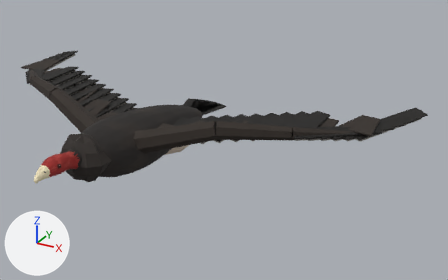
Before and after pictures for a commit that changed the glTF model public/models/CreatureVulture.glb.
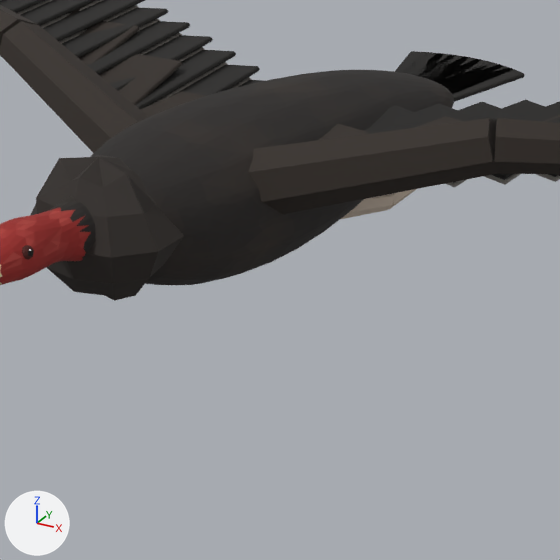
There are two pictures of each version: one whole from a camera (50 mm lens) standing at (1.4, -1.779, 2.206) and looking at (0.258, 0.298, 1.168), one close up on the part from 11% to 53% of the width and 29% to 96% of the height. Arrows for +X, +Y and +Z are at lower left; the lights stay in place. The last two pictures show the newer version. Vertices at exactly the same position are counted once.

Names of what the first close-up shows: 'vul'.
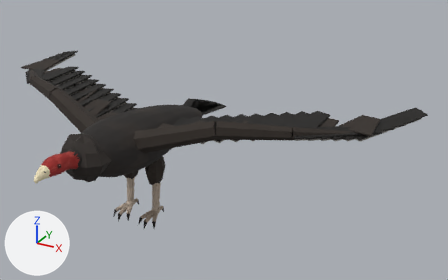
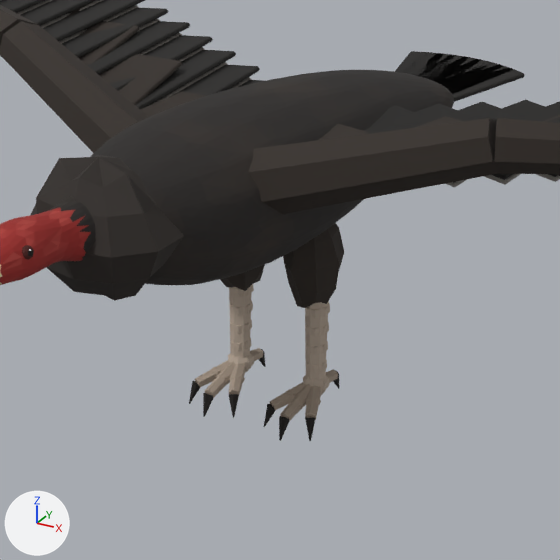
Where the change shows, as pixel boxes (x1, y1, x2, y2) in the close-ups (560 x 560 px; the box of a moved part takes in the faces that stretch with it):
'vul', reshaped: before (0, 0, 560, 301); after (0, 0, 560, 441)
part 1 of me_vul_015, added: after (230, 320, 252, 334)
part 2 of me_vul_015, added: after (231, 338, 252, 352)
part 3 of me_vul_015, added: after (228, 353, 254, 373)
part 4 of me_vul_015, moved or reshaped (not visible before): after (211, 367, 220, 378)
part 5 of me_vul_015, added: after (217, 373, 230, 384)
part 6 of me_vul_015, added: after (229, 374, 245, 382)
part 7 of me_vul_015, moved or reshaped (not visible before): after (305, 301, 329, 381)
part 8 of me_vul_015, added: after (306, 303, 330, 318)
part 9 of me_vul_015, added: after (306, 322, 329, 337)
part 10 of me_vul_015, added: after (306, 341, 328, 355)
part 11 of me_vul_015, added: after (306, 360, 327, 374)
part 12 of me_vul_015, added: after (303, 375, 329, 395)
part 13 of me_vul_015, added: after (285, 389, 295, 400)
part 14 of me_vul_015, added: after (292, 396, 305, 407)
part 15 of me_vul_015, added: after (305, 397, 321, 405)
part 16 of me_vul_015, built on: before (341, 189, 416, 219); after (189, 223, 344, 441)

What changed in the scene script:
```text
Change me_vul_015:
    used by ob_vul; location = (0.0, 0.0, 0.0)
    remove me_vul_015.from_pydata(...)  # 4018 vertices, 7592 faces; spans x -0.98..0.98, y -0.5..0.76, z 1.09..1.37
    add me_vul_015.from_pydata(...)  # 4518 vertices, 8472 faces; spans x -0.98..0.98, y -0.5..0.76, z 0.85..1.37
    me_vul_015 part 1: a new loose piece, a 7-sided cylinder along z spanning x -0.081..-0.049, y 0.052..0.082, z 0.95..0.962, in mat_cgl_beast_vcol
    me_vul_015 part 2: a new loose piece, a 7-sided cylinder along z spanning x -0.08..-0.05, y 0.049..0.078, z 0.922..0.934, in mat_cgl_beast_vcol
    me_vul_015 part 3: a new loose piece, a UV sphere (7 segments, 5 rings, poles along z) spanning x -0.084..-0.046, y 0.043..0.079, z 0.882..0.918, in mat_cgl_beast_vcol
    me_vul_015 part 4: the loose piece of 20 vertices spanning x -0.07..-0.05, y 0.25..0.27, z 1.09..1.11 is moved by (-0.02, -0.23, -0.21)
    me_vul_015 part 5: a new loose piece, a UV sphere (6 segments, 4 rings, poles along z) spanning x -0.075..-0.055, y 0.006..0.032, z 0.882..0.9, in mat_cgl_beast_vcol
    me_vul_015 part 6: a new loose piece, a UV sphere (6 segments, 4 rings, poles along z) spanning x -0.057..-0.038, y 0.014..0.04, z 0.883..0.901, in mat_cgl_beast_vcol
    me_vul_015 part 7: the loose piece of 14 vertices spanning x -0.07..-0.05, y 0.26..0.36, z 1.09..1.11 is multiplied about its middle by the matrix ((-1.39, 0.0, 0.0), (0.0, -0.148, -1.382), (0.0, -1.382, 0.148)), then moved by (0.12, -0.24, -0.13)
    me_vul_015 part 8: a new loose piece, a 7-sided cylinder along z spanning x 0.048..0.082, y 0.056..0.089, z 1.006..1.018, in mat_cgl_beast_vcol
    me_vul_015 part 9: a new loose piece, a 7-sided cylinder along z spanning x 0.049..0.081, y 0.054..0.086, z 0.978..0.99, in mat_cgl_beast_vcol
    me_vul_015 part 10: a new loose piece, a 7-sided cylinder along z spanning x 0.049..0.081, y 0.052..0.082, z 0.95..0.962, in mat_cgl_beast_vcol
    me_vul_015 part 11: a new loose piece, a 7-sided cylinder along z spanning x 0.05..0.08, y 0.049..0.078, z 0.922..0.934, in mat_cgl_beast_vcol
    me_vul_015 part 12: a new loose piece, a UV sphere (7 segments, 5 rings, poles along z) spanning x 0.046..0.084, y 0.043..0.079, z 0.882..0.918, in mat_cgl_beast_vcol
    me_vul_015 part 13: a new loose piece, a UV sphere (6 segments, 4 rings, poles along z) spanning x 0.038..0.057, y 0.014..0.04, z 0.883..0.901, in mat_cgl_beast_vcol
    me_vul_015 part 14: a new loose piece, a UV sphere (6 segments, 4 rings, poles along z) spanning x 0.055..0.075, y 0.006..0.032, z 0.882..0.9, in mat_cgl_beast_vcol
    me_vul_015 part 15: a new loose piece, a UV sphere (6 segments, 4 rings, poles along z) spanning x 0.073..0.092, y 0.014..0.04, z 0.883..0.901, in mat_cgl_beast_vcol
    me_vul_015 part 16: 13 vertices moved from x 0.03..0.07, y 0.12..0.36, z 1.09..1.14 to x -0.08..-0.05, y 0.06..0.09, z 0.9..1.04; 35 vertices removed from x 0.04..0.07, y 0.12..0.36, z 1.09..1.16; 305 vertices added at x -0.1..0.11, y -0.03..0.12, z 0.85..1.17
    other edits to the shape of me_vul_015 do not show in these pictures
```
